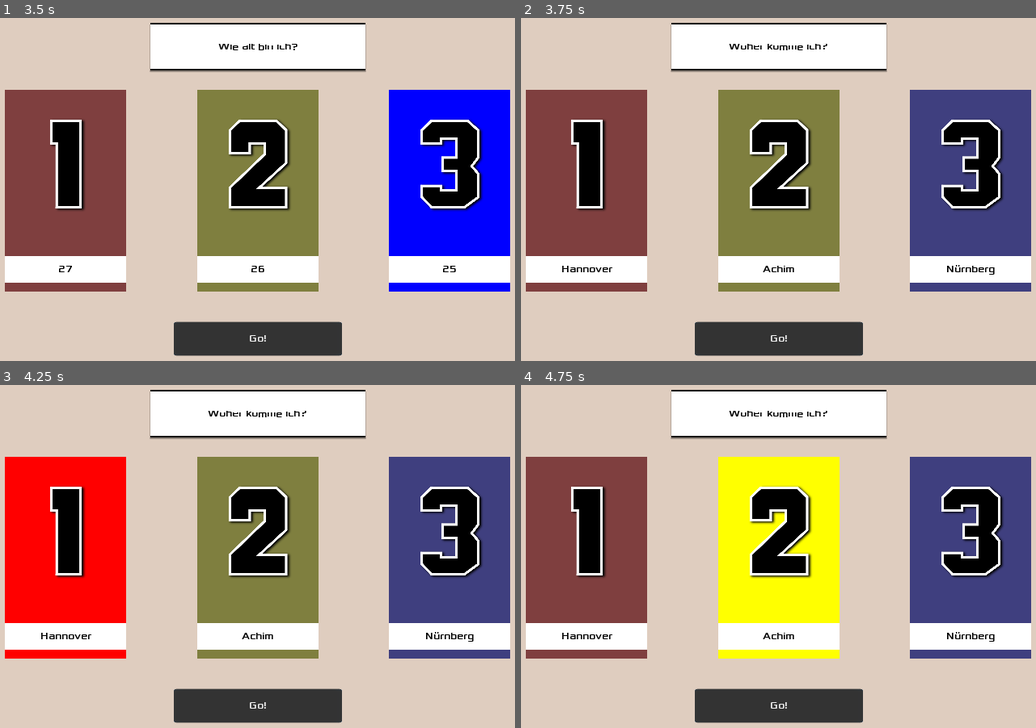
Above: before the commit, frames 1-4 (two rows, left to right).
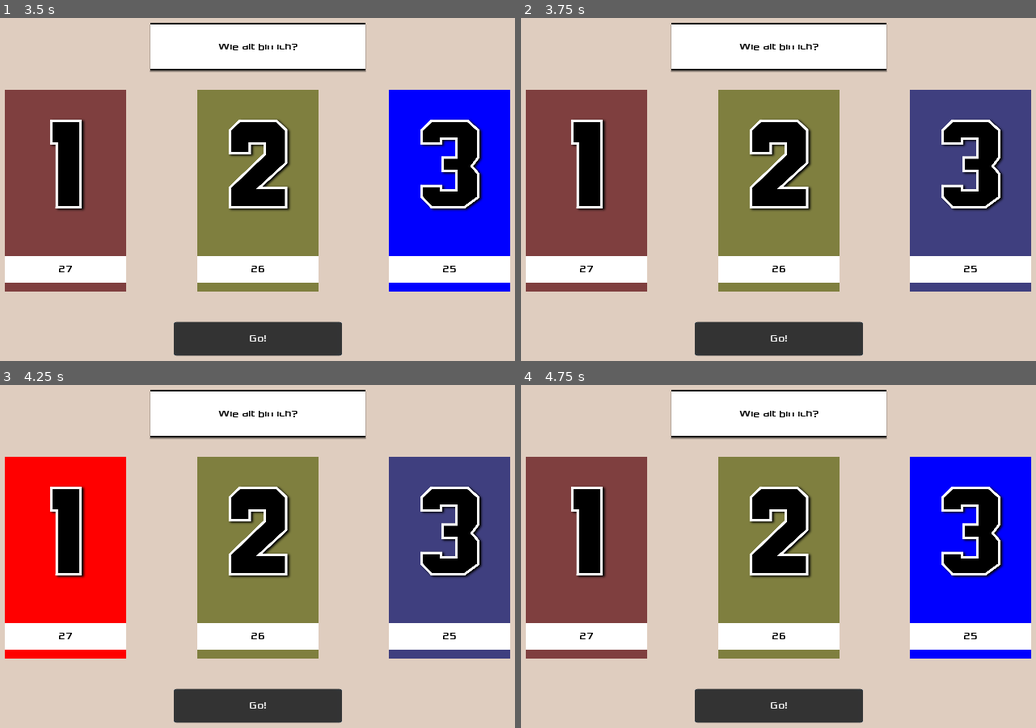
Above: after the commit, the same moments.

Repository: independens/1-2-oder-3
Game: Godot game, scene res://Main.tscn
Same seed, same stepped clock (60 frames per second), same inputs: the game is played once before the commit and once after it.
Inputs:
- Up to frame 1 (3.5 s): click "Go!" at 0.5 s; click "Go!" at 1.25 s; click "Go!" at 2 s; tap Enter at 2.75 s
- Up to frame 2 (3.75 s): tap Space at 3.5 s
- Up to frame 3 (4.25 s): no input
- Up to frame 4 (4.75 s): tap Enter at 4.25 s

Frame 1 is identical in both runs. In frame 2, 0.4% of the frame differs, in the area x 8-92%, y 7-75%; in frame 3, 0.4%; in frame 4, 20%, in the area x 8-100%, y 7-80%.

Commit message:
stabilize question loading

Diff:
--- a/Main.gd
+++ b/Main.gd
@@ -32,7 +32,6 @@
 	$Antwort2.text = question_data[2]
 	$Antwort3.text = question_data[3]
 	answer = question_data[4]
-	print(question_data[0])
 	$Timer.start()
 
 func load_questions():
@@ -40,15 +39,15 @@
 	f.open(file, File.READ)
 	while !f.eof_reached(): # iterate through all lines until the end of file is reached
 		var question_set = Array(f.get_csv_line())
-		question_list.append(question_set)
+		if question_set.size() == 5:
+			question_list.append(question_set)
 	f.close()
 	print(question_list)
 	return question_list
 
 func rand_question():
-	var rand_i = rand_range(0,question_list.size())
+	var rand_i = randi() % question_list.size()
 	var question = question_list[rand_i]
-	print (question)
 	return question
 
 func show_answer():
@@ -63,9 +62,6 @@
 		answer_node = $Antwort3
 	$DMXControl.call_alarm()
 	answer_node.set_highlight(true)
-
-func _on_Button_pressed():
-	get_node("../").get_tree().quit()
 
 func _on_Button2_pressed():
 	if state == State.Title:
